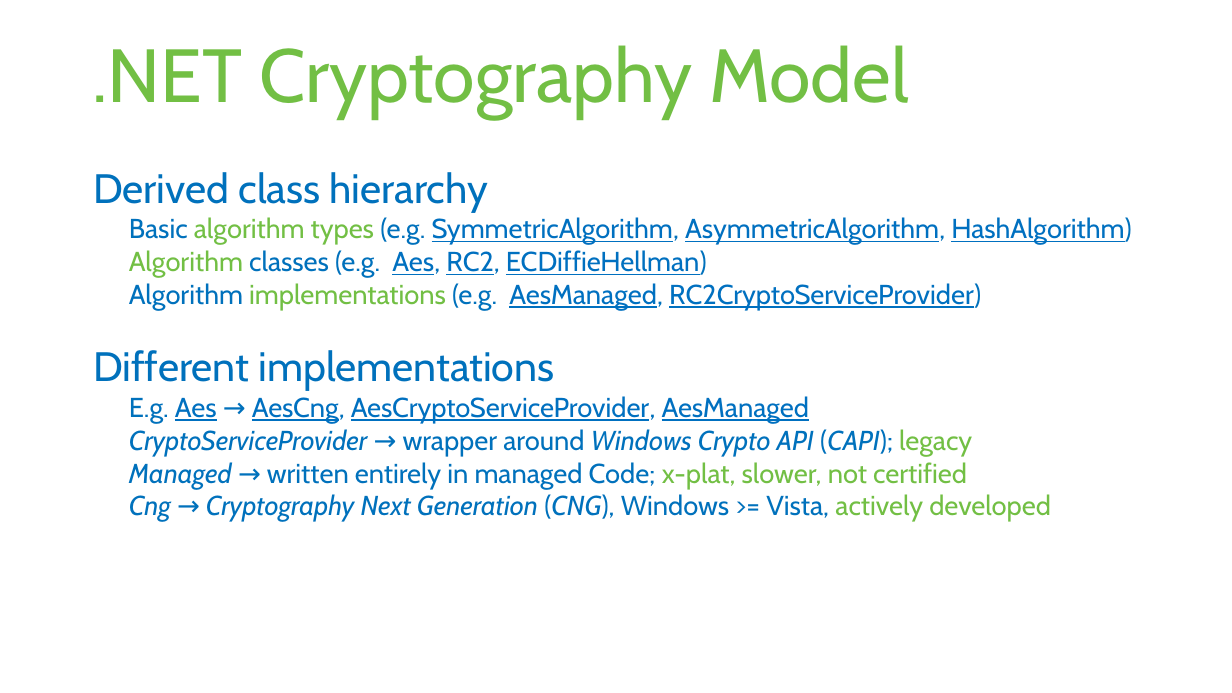
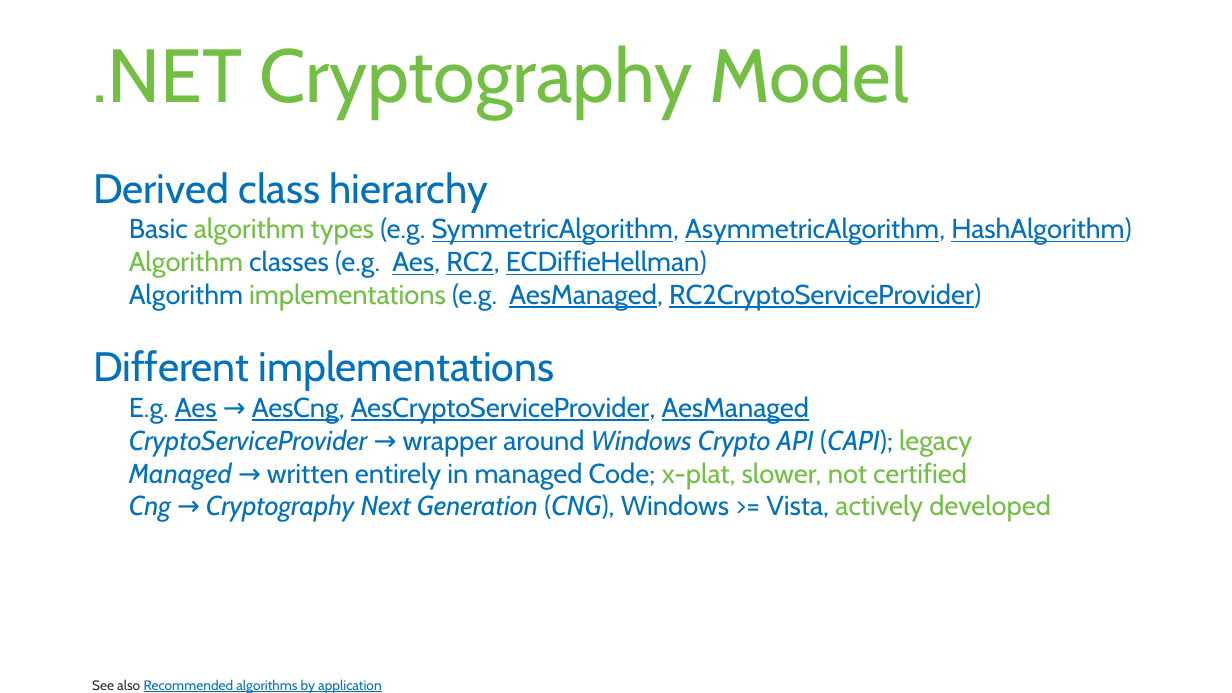
Before and after one commit to rstropek/SecureCodingDotNet, a slide deck: slide 5 of Slides/Secure-Coding-Dot-Net.pptx (slide 3 before the commit). Drawn at 1232x693 pixels with LibreOffice and Linux fonts; fonts in the diff are those of the drawing. Boxes give left, top, right and bottom in pixels: in the first picture for what was removed or moved away, otherwise in the second. Text is boxed around its words. In the diff, an @@ line names an element or a change of style, - is before the commit and + after.

```diff
--- a/Slides/Secure-Coding-Dot-Net.pptx
+++ b/Slides/Secure-Coding-Dot-Net.pptx
@@ text added at (92,679,381,693), 8 pt, text #0070C0, underline @@
+See also Recommended algorithms by application
```
Also in this commit, not shown: 1 other slide changed, 8 slides added, 1 slide removed, 17 other files.
